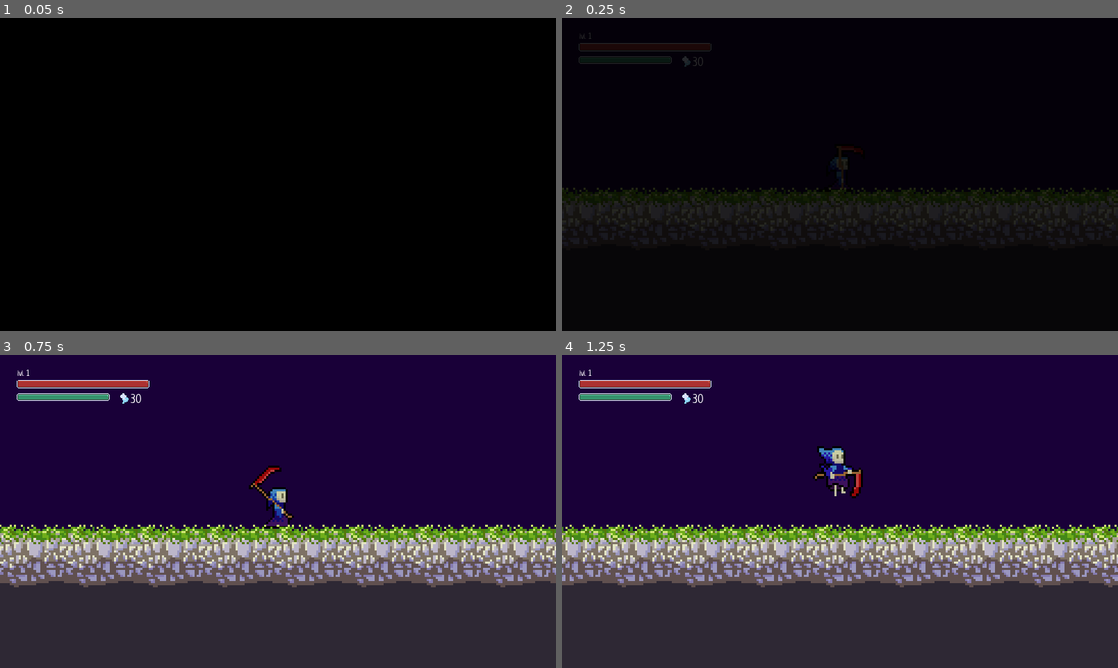
Above: before the commit, frames 1-4 (two rows, left to right).
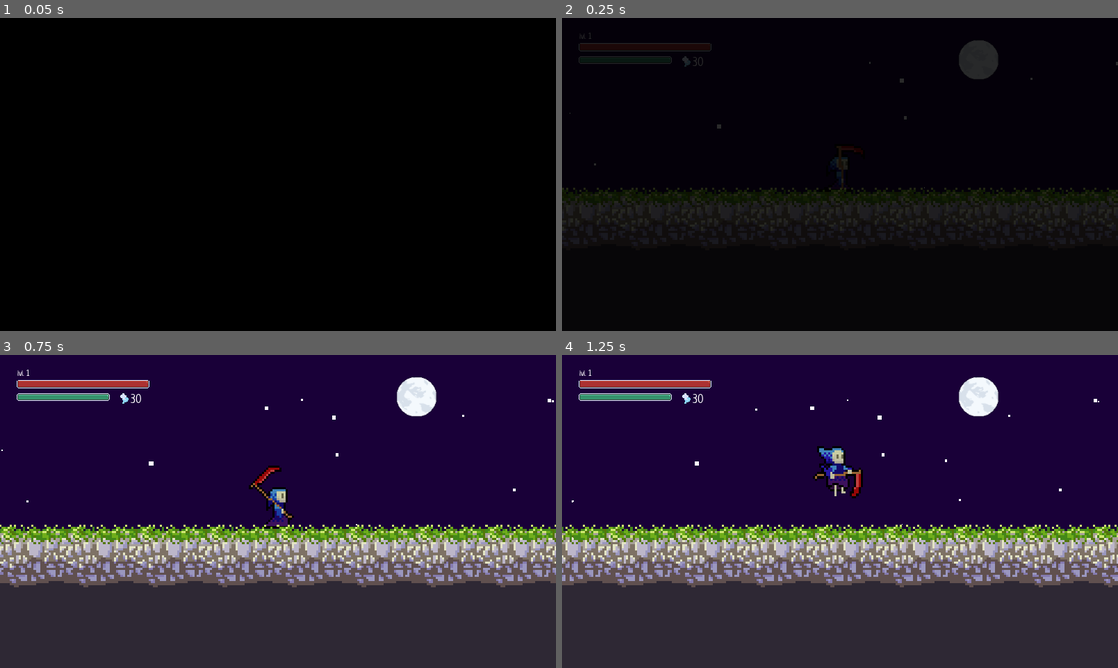
Above: after the commit, the same moments.

Repository: icherevatyi/GrimEdvard_old
Game: Godot game, scene res://Scenes/Levels/Test_lvl.tscn
Two runs of this game, one before a commit and one after it. Both use one fixed random seed, a clock stepped at 60 frames per second and the inputs below. The engine's default icon, where the game draws it, is replaced by a stand-in: a white triangle on a blue panel in a dark square.
Inputs:
- Up to frame 1 (0.05 s): no input
- Up to frame 2 (0.25 s): no input
- Up to frame 3 (0.75 s): hold Right (ui_right) from 0.53 s (still down)
- Up to frame 4 (1.25 s): keep holding Right (ui_right); tap Up (ui_up) at 0.77 s

Frame 1 is identical in both runs. In frame 2, 0.7% of the frame differs, in the area x 1-100%, y 7-55%; in frame 3, 0.8%; in frame 4, 0.8%, in the area x 1-97%, y 7-55%.

Commit message:
added moon and stars as BG

Diff:
--- a/Scenes/Characters/Misc/Camera.tscn
+++ b/Scenes/Characters/Misc/Camera.tscn
@@ -1,6 +1,38 @@
-[gd_scene load_steps=2 format=2]
+[gd_scene load_steps=7 format=2]
 
 [ext_resource path="res://Scripts/ScreenShake.gd" type="Script" id=1]
+[ext_resource path="res://Resources/Img/Background/Night_Calm/moon.png" type="Texture" id=2]
+
+[sub_resource type="ParticlesMaterial" id=1]
+render_priority = 1
+emission_shape = 2
+emission_box_extents = Vector3( 512, 300, 1 )
+flag_disable_z = true
+spread = 10.0
+gravity = Vector3( 0, 0, 0 )
+angular_velocity = -1.#QNAN
+orbit_velocity = 0.0
+orbit_velocity_random = 0.0
+scale = 2.0
+scale_random = 1.0
+
+[sub_resource type="Curve" id=2]
+_data = [ Vector2( 0, 1 ), 0.0, 0.0, 0, 0, Vector2( 1, 0.3108 ), 0.0, 0.0, 0, 0 ]
+
+[sub_resource type="CurveTexture" id=3]
+width = 512
+curve = SubResource( 2 )
+
+[sub_resource type="ParticlesMaterial" id=4]
+emission_shape = 2
+emission_box_extents = Vector3( 512, 300, 1 )
+flag_disable_z = true
+spread = 15.0
+gravity = Vector3( 0, 0, 0 )
+angular_velocity = 1.0
+orbit_velocity = 0.0
+orbit_velocity_random = 0.0
+scale_curve = SubResource( 3 )
 
 [node name="Camera" type="Camera2D"]
 current = true
@@ -19,5 +51,38 @@
 
 [node name="Duration" type="Timer" parent="ScreenShake"]
 
+[node name="Background" type="ParallaxBackground" parent="."]
+
+[node name="ColorRect" type="ColorRect" parent="Background"]
+anchor_right = 1.0
+anchor_bottom = 1.0
+color = Color( 0.101961, 0.00392157, 0.223529, 1 )
+
+[node name="Moon" type="Sprite" parent="Background"]
+position = Vector2( 730, 40 )
+scale = Vector2( 1.00762, 1 )
+texture = ExtResource( 2 )
+centered = false
+
+[node name="Stars" type="ParallaxLayer" parent="Background"]
+editor/display_folded = true
+motion_scale = Vector2( 0.1, 0.1 )
+motion_mirroring = Vector2( 512, 300 )
+
+[node name="StarLayer1" type="Particles2D" parent="Background/Stars"]
+amount = 300
+preprocess = 3.0
+speed_scale = 0.1
+process_material = SubResource( 1 )
+
+[node name="StarLayer2" type="Particles2D" parent="Background/Stars"]
+position = Vector2( -50, -50 )
+amount = 300
+lifetime = 0.5
+preprocess = 3.0
+speed_scale = 0.1
+randomness = 1.0
+process_material = SubResource( 4 )
+
 [connection signal="timeout" from="ScreenShake/Frequency" to="ScreenShake" method="_on_Frequency_timeout"]
 [connection signal="timeout" from="ScreenShake/Duration" to="ScreenShake" method="_on_Duration_timeout"]
--- /dev/null
+++ b/Scenes/Helpers/GUI.tscn
@@ -0,0 +1,3 @@
+[gd_scene format=2]
+
+[node name="Node2D" type="Node2D"]
--- a/Scenes/Levels/Test_lvl.tscn
+++ b/Scenes/Levels/Test_lvl.tscn
@@ -145,21 +145,15 @@
 [node name="Test_lvl" type="Node2D"]
 script = ExtResource( 1 )
 
-[node name="CanvasLayer" type="CanvasLayer" parent="."]
-layer = -1
-
-[node name="ColorRect" type="ColorRect" parent="CanvasLayer"]
-show_behind_parent = true
-anchor_right = 1.0
-anchor_bottom = 1.0
-color = Color( 0.101961, 0.00392157, 0.223529, 1 )
-
 [node name="Enemies" type="Node2D" parent="."]
 
 [node name="Loot_area" type="Node2D" parent="."]
 
 [node name="PlayerSpawnPoint" type="Position2D" parent="."]
 position = Vector2( 30, 357.185 )
+__meta__ = {
+"_edit_lock_": true
+}
 
 [node name="TileMap" type="TileMap" parent="."]
 z_index = 5
@@ -174,9 +168,16 @@
 }
 
 [node name="ItemSFX" type="AudioStreamPlayer2D" parent="."]
+__meta__ = {
+"_edit_lock_": true
+}
 
 [node name="SpawnPoints" type="Node2D" parent="."]
+editor/display_folded = true
 script = ExtResource( 3 )
+__meta__ = {
+"_edit_lock_": true
+}
 
 [node name="Point1" type="Position2D" parent="SpawnPoints"]
 position = Vector2( 640, 360 )
Binary file added: Resources/Img/Background/Night_Calm/moon.png
Not shown, added: Resources/Img/Background/Night_Calm/moon.png.import
